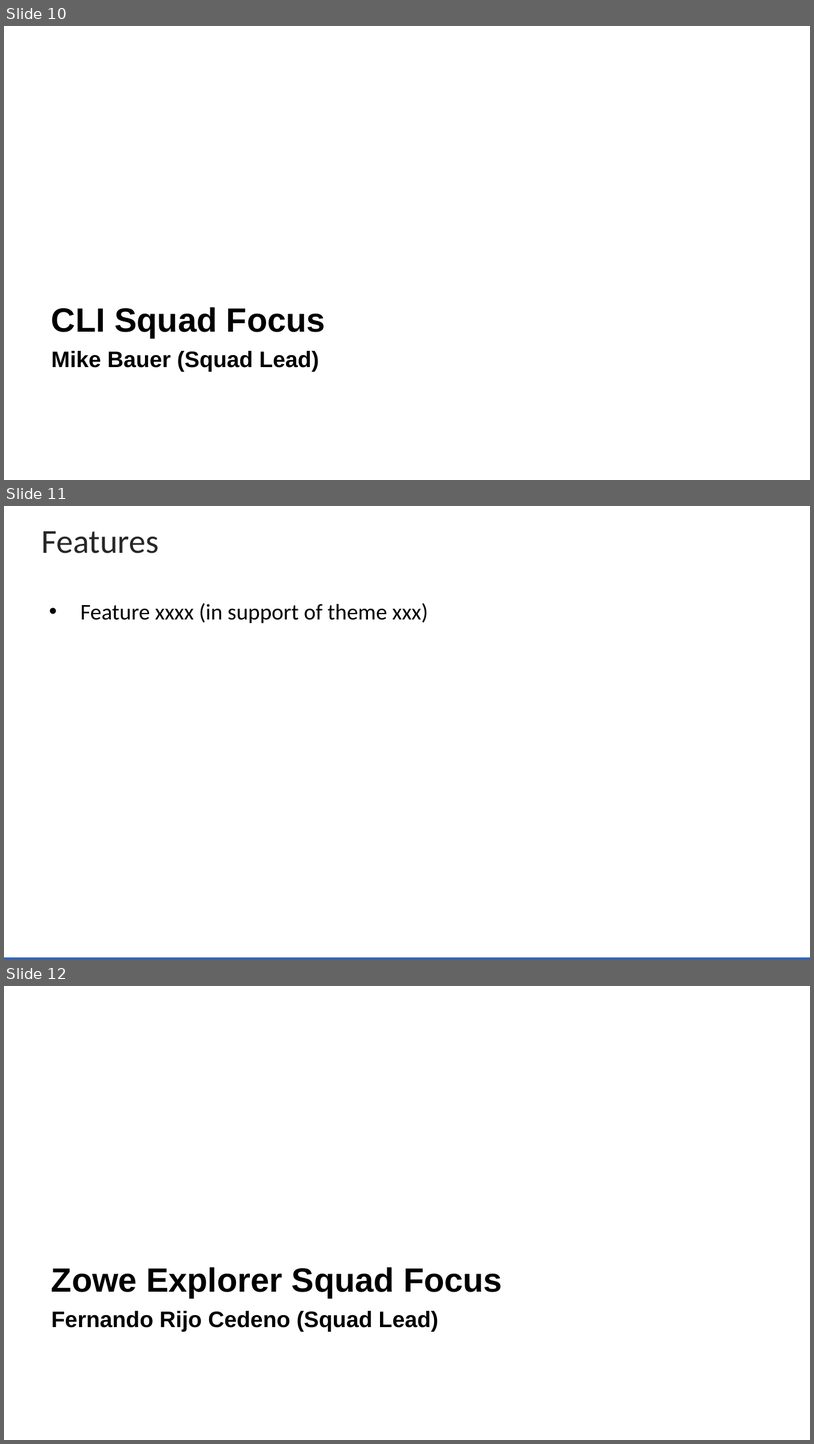
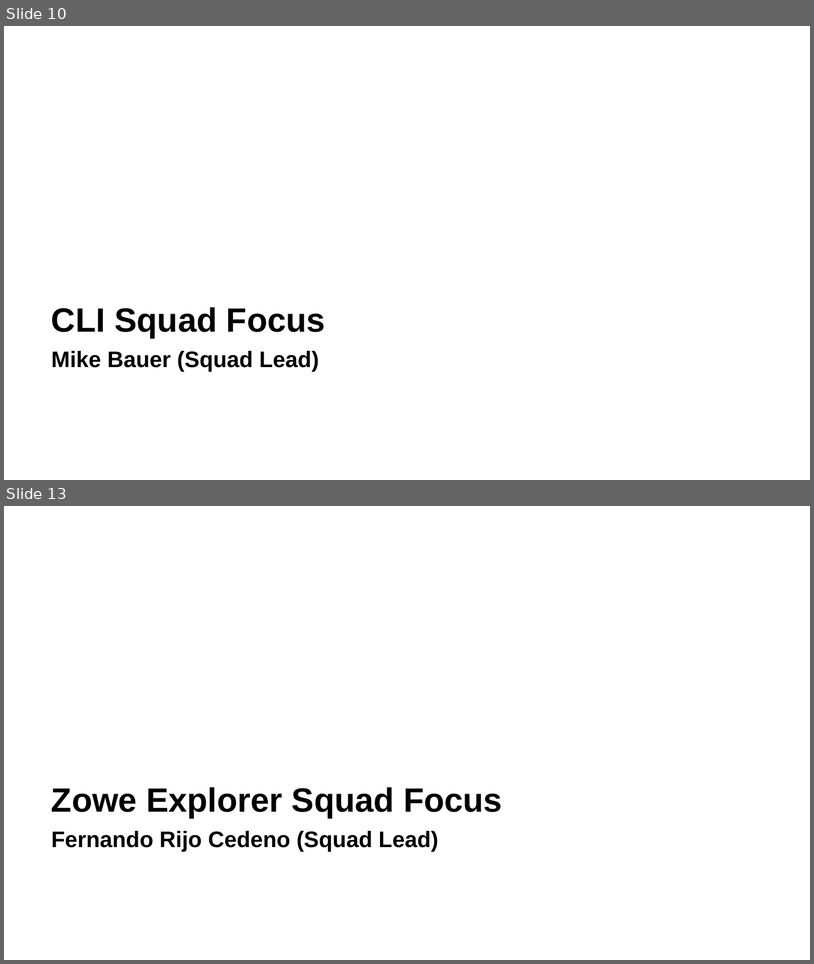
Before and after one commit to zowe/community, a slide deck: Project Management/20PI3 Planning/Zowe Community Squad Focus for 20PI3.pptx. Shown one above the other, each under a label of ours: slides 10, 11 and 12 before the commit, slides 10 and 13 after it; the slides between them are not shown. The pictures are 814x1444 and 814x964 pixels, drawn with LibreOffice and Linux fonts; fonts in the diff are those of the drawing; background and template pictures are left out. Boxes give left, top, right and bottom in pixels: in the first picture for what was removed or moved away, otherwise in the second. Text is boxed around its words. In the diff, an @@ line names an element or a change of style, - is before the commit and + after.

```diff
--- a/Project Management/20PI3 Planning/Zowe Community Squad Focus for 20PI3.pptx
+++ b/Project Management/20PI3 Planning/Zowe Community Squad Focus for 20PI3.pptx
@@ slide 11 removed at box(4, 506, 810, 960), background #FFFFFF @@
@@ title removed at box(42, 531, 159, 553) @@
-Features
@@ text removed at box(80, 603, 428, 623) @@
-• Feature xxxx (in support of theme xxx)
@@ rectangle removed at box(4, 957, 810, 960) @@
@@ what was slide 12 is now slide 13 @@
```
Also in this commit, not shown: 2 slides added.
